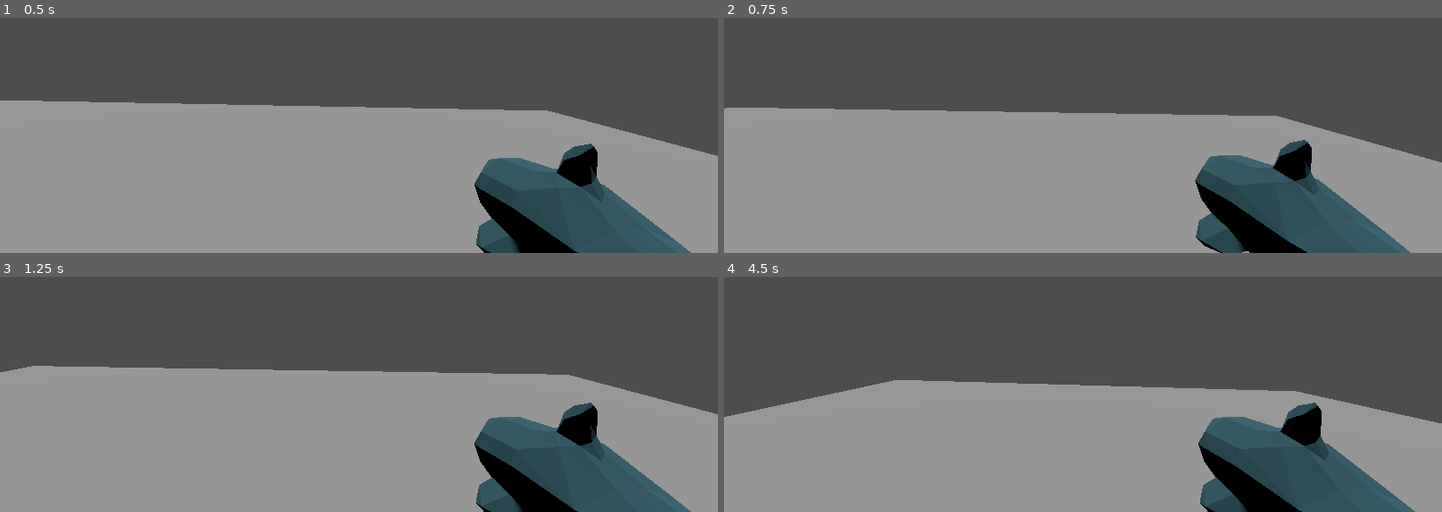
Above: before the commit, frames 1-4 (two rows, left to right).
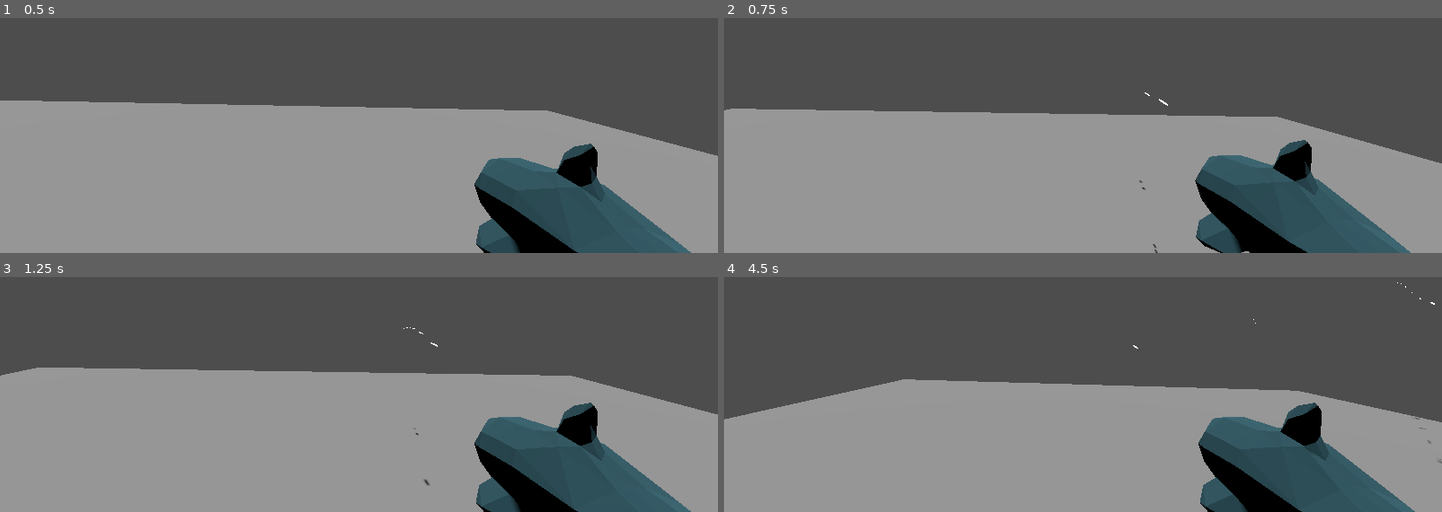
Above: after the commit, the same moments.

Repository: josephheyes/radil-ranger
Game: Godot game, scene res://map1.tscn
Two runs of this game, one before a commit and one after it. Both use one fixed random seed, a clock stepped at 60 frames per second and the inputs below.
Inputs (mouse positions are in pixels of both pictures, inside the frame that each line leads up to):
- Up to frame 1 (0.5 s): no input
- Up to frame 2 (0.75 s): tap Enter (ui_accept) at 0.5 s; move the mouse to (1240, 32) at 0.52 s; press the mouse at (1240, 32) at 0.53 s; hold D (move_right) from 0.53 s (still down)
- Up to frame 3 (1.25 s): keep holding D (move_right); tap Enter (ui_accept) at 0.77 s
- Up to frame 4 (4.5 s): move the mouse to (1047, 312) at 1.27 s; release D (move_right) at 1.28 s; release the mouse at (1047, 312) at 1.28 s; hold W (move_forward) from 1.28 s (still down); click (1047, 312) at 1.35 s; tap Enter (ui_accept) at 1.52, 3.02, 3.77 s; move the mouse to (1097, 302) at 2.02 s; press the mouse at (1097, 302) at 2.03 s; move the mouse to (1075, 316) at 2.77 s; release the mouse at (1075, 316) at 2.78 s; click (1075, 316) at 2.85 s; move the mouse to (1133, 314) at 3.52 s; press the mouse at (1133, 314) at 3.53 s; move the mouse to (1025, 305) at 4.27 s; release the mouse at (1025, 305) at 4.28 s; click (1025, 305) at 4.35 s

Frame 1 is identical in both runs. In frame 2, 0.5% of the frame differs, in the area x 0-100%, y 31-100%; in frame 3, 0.5%; in frame 4, 0.5%.
Error before the commit: Invalid access to property or key 'global_position' on a base object of type 'null instance'. (res://main_character.gd:45)

Commit message:
I can now shoot things

Diff:
--- a/main_character.tscn
+++ b/main_character.tscn
@@ -1,9 +1,8 @@
-[gd_scene load_steps=10 format=3 uid="uid://cbnfdvkem37u5"]
+[gd_scene load_steps=9 format=3 uid="uid://cbnfdvkem37u5"]
 
 [ext_resource type="Script" path="res://main_character.gd" id="1_ogrvs"]
 [ext_resource type="PackedScene" uid="uid://c4fve3c7cteix" path="res://scientist/nerd.dae" id="2_tw7k4"]
 [ext_resource type="ArrayMesh" uid="uid://cmiiieq7abknt" path="res://blahaj/blahaj.obj" id="3_1y0rl"]
-[ext_resource type="PackedScene" uid="uid://u7ymyp1dafst" path="res://bullet.tscn" id="4_yqajf"]
 
 [sub_resource type="CylinderShape3D" id="CylinderShape3D_dw1xg"]
 height = 7.5
@@ -37,6 +36,23 @@
 "values": [Vector3(1.5298, -2.18565, 0.13554)]
 }
 
+[sub_resource type="Animation" id="Animation_6qo37"]
+resource_name = "Shoot"
+length = 0.1
+step = 0.01
+tracks/0/type = "value"
+tracks/0/imported = false
+tracks/0/enabled = true
+tracks/0/path = NodePath("Blahaj:position")
+tracks/0/interp = 1
+tracks/0/loop_wrap = true
+tracks/0/keys = {
+"times": PackedFloat32Array(0, 0.01, 0.1),
+"transitions": PackedFloat32Array(1, 1, 1),
+"update": 0,
+"values": [Vector3(1.5298, -2.18565, 0.13554), Vector3(1.53, -2.186, -0.136), Vector3(1.5298, -2.18565, 0.13554)]
+}
+
 [sub_resource type="Animation" id="Animation_kc5wf"]
 resource_name = "Test"
 length = 0.1
@@ -52,23 +68,6 @@
 "transitions": PackedFloat32Array(1, 1, 1),
 "update": 0,
 "values": [Vector3(0.0192214, 0.0657947, -2.01855), Vector3(0.019, 0.066, -2.119), Vector3(0.0192214, 0.0657947, -2.01855)]
-}
-
-[sub_resource type="Animation" id="Animation_6qo37"]
-resource_name = "Shoot"
-length = 0.1
-step = 0.01
-tracks/0/type = "value"
-tracks/0/imported = false
-tracks/0/enabled = true
-tracks/0/path = NodePath("Blahaj:position")
-tracks/0/interp = 1
-tracks/0/loop_wrap = true
-tracks/0/keys = {
-"times": PackedFloat32Array(0, 0.01, 0.1),
-"transitions": PackedFloat32Array(1, 1, 1),
-"update": 0,
-"values": [Vector3(1.5298, -2.18565, 0.13554), Vector3(1.53, -2.186, -0.136), Vector3(1.5298, -2.18565, 0.13554)]
 }
 
 [sub_resource type="AnimationLibrary" id="AnimationLibrary_dcthc"]
@@ -108,5 +107,5 @@
 "": SubResource("AnimationLibrary_dcthc")
 }
 
-[node name="Bullet" parent="Neck/Camera3D/Rifle" instance=ExtResource("4_yqajf")]
-transform = Transform3D(0.171567, 0.626653, 0.760178, -0.0495835, 0.776135, -0.628615, -0.983924, 0.0701573, 0.164231, 0, 0, 0)
+[node name="RayCast3D" type="RayCast3D" parent="Neck/Camera3D/Rifle"]
+transform = Transform3D(1, -1.73459e-08, 0, 1.39698e-09, 1, 0, 5.96046e-08, -1.86265e-09, 1, 1.99195, -1.94716, -0.187128)
